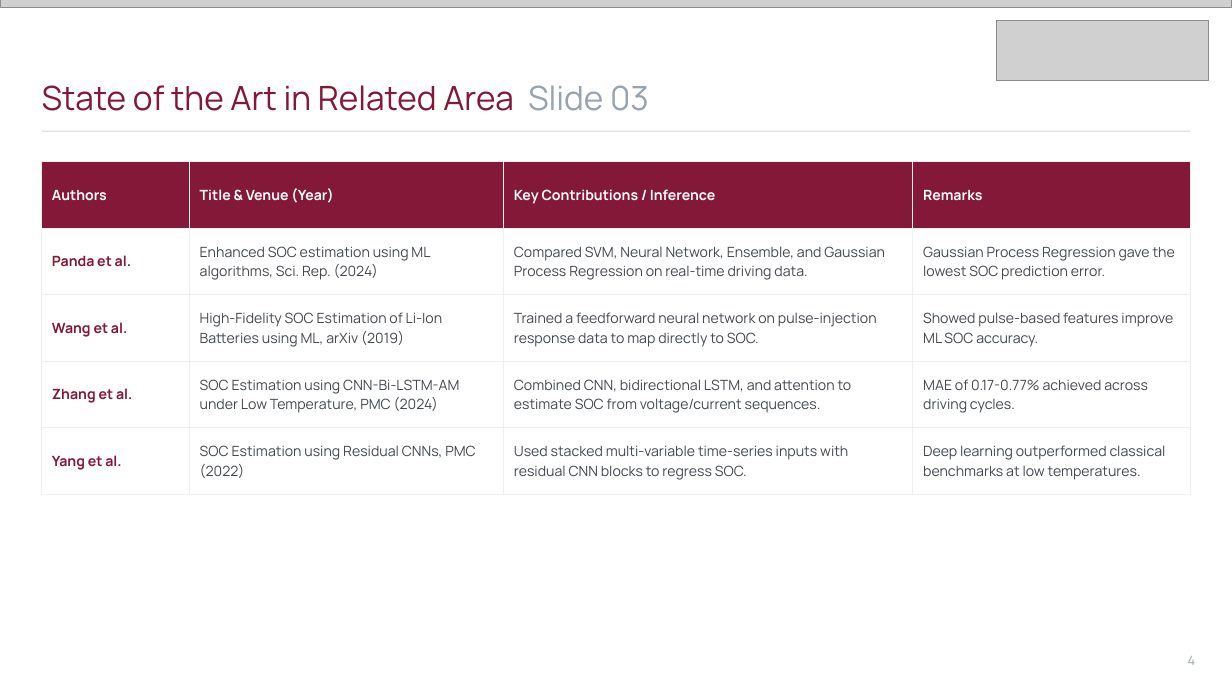
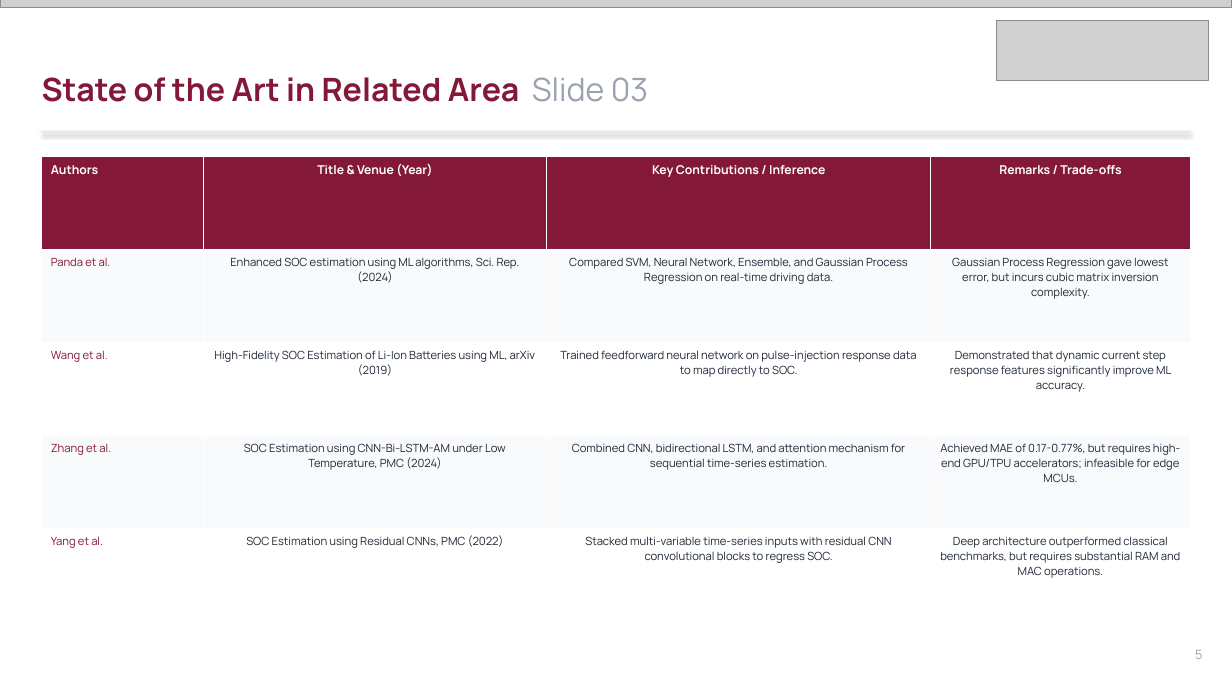
Before and after one commit to Imagiyy/Digital-Twin--ML-Based-Battery-SOC-Estimation, a slide deck: slide 5 of Amrita_SOC_Digital_Twin_Presentation.pptx (slide 4 before the commit). Drawn at 1232x693 pixels with LibreOffice and Linux fonts; fonts in the diff are those of the drawing; grey boxes stand for pictures. Boxes give left, top, right and bottom in pixels: in the first picture for what was removed or moved away, otherwise in the second. Text is boxed around its words. In the diff, an @@ line names an element or a change of style, - is before the commit and + after.

```diff
--- a/Amrita_SOC_Digital_Twin_Presentation.pptx
+++ b/Amrita_SOC_Digital_Twin_Presentation.pptx
@@ text "State of the Art in ..." at (x1=42, y1=77, x2=648, y2=102): size 26 to 25 pt; bold on in "State of the Art in Related Area"; vertical alignment middle to top @@
@@ line removed from (42, 131) to (1190, 131) @@
@@ rectangle added at (x1=42, y1=131, x2=1190, y2=133), fill #E5E7EB @@
@@ table at (x1=42, y1=157, x2=1191, y2=622) @@
-row 1, column 4: Remarks
+row 1, column 4: Remarks / Trade-offs
-row 2, column 4: Gaussian Process Regression gave the lowest SOC prediction error.
+row 2, column 4: Gaussian Process Regression gave lowest error, but incurs cubic matrix inversion complexity.
-row 3, column 3: Trained a feedforward neural network on pulse-injection response data to map directly to SOC.
+row 3, column 3: Trained feedforward neural network on pulse-injection response data to map directly to SOC.
-row 3, column 4: Showed pulse-based features improve ML SOC accuracy.
+row 3, column 4: Demonstrated that dynamic current step response features significantly improve ML accuracy.
-row 4, column 3: Combined CNN, bidirectional LSTM, and attention to estimate SOC from voltage/current sequences.
+row 4, column 3: Combined CNN, bidirectional LSTM, and attention mechanism for sequential time-series estimation.
-row 4, column 4: MAE of 0.17-0.77% achieved across driving cycles.
+row 4, column 4: Achieved MAE of 0.17-0.77%, but requires high-end GPU/TPU accelerators; infeasible for edge MCUs.
-row 5, column 3: Used stacked multi-variable time-series inputs with residual CNN blocks to regress SOC.
+row 5, column 3: Stacked multi-variable time-series inputs with residual CNN convolutional blocks to regress SOC.
-row 5, column 4: Deep learning outperformed classical benchmarks at low temperatures.
+row 5, column 4: Deep architecture outperformed classical benchmarks, but requires substantial RAM and MAC operations.
@@ fill #FFFFFF to #F9FAFC in 8 cells @@
@@ size 11 to 9.5 pt in "Authors", "Title & Venue (Year)", "Key Contributions / Inference" @@
@@ size 11 to 8.8 pt in "Panda et al.", "Enhanced SOC estimation using ML algorithms, Sci. ...", "Compared SVM, Neural Network, Ensemble, and Gaussian ...", "Wang et al." and 5 more places @@
@@ bold off in "Panda et al.", "Wang et al.", "Zhang et al.", "Yang et al." @@
@@ text colour #44494F to #1F2937 in "Enhanced SOC estimation using ML algorithms, Sci. ...", "Compared SVM, Neural Network, Ensemble, and Gaussian ...", "High-Fidelity SOC Estimation of Li-Ion Batteries using ...", "SOC Estimation using CNN-Bi-LSTM-AM under Low Temperature, ..." and 1 more places @@
@@ alignment left to centre @@
@@ borders changed @@
@@ table resized from (x1=42, y1=162, x2=1190, y2=494) to (x1=42, y1=157, x2=1191, y2=622) @@
@@ text removed at (x1=1188, y1=656, x2=1196, y2=665) @@
-4
@@ text added at (x1=1195, y1=650, x2=1202, y2=659), 10 pt, text #99A3AF @@
+5
```
Also in this commit, not shown: 5 other slides changed, 17 slides added, 8 slides removed.
